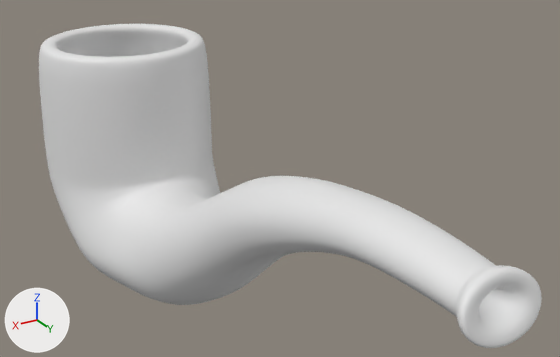
Two versions of the Blender file unsmokable.blend, one commit apart.
Before and after are seen from a camera (50 mm lens) standing at (3.38, 10.35, 2.77) and looking at (-0.62, 3.69, -0.57). Lighting does not change. The marker at lower left points along +X, +Y and +Z.

Objects in the first picture: 'handle'.
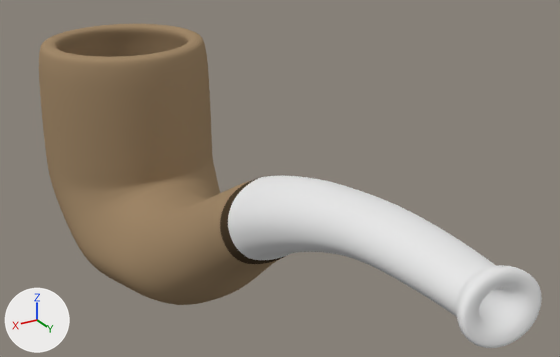
Commit message: Added the band

Changed parts and their boxes (x1, y1, x2, y2) in the pictures (560 x 357 px):
part 1 of me_circle, built on: before (197, 176, 285, 281); after (195, 176, 291, 282)
part 2 of me_circle, recoloured (white to brown): (39, 24, 261, 305) in both

What the commit changed:
Material 'bowl' (mat_bowl) is new.
Its base color is (0.359, 0.25, 0.145) (beige #a2896a).
Material 'handle' (mat_handle) is new.
Its base color is (0.8, 0.8, 0.8) (white #e7e7e7).
Material 'bridge' (mat_bridge) is new.
Its base color is (0.0732, 0.0492, 0.0278) (brown #4c3f2e).
me_circle is used by ob_handle; location (0.0, 0.233, -0.012).
me_circle had 1408 vertices, 1408 faces and spanned x -1.13..1.13, y -0.6..7.33, z -2.81..0.48.
me_circle now has 1536 vertices, 1536 faces and spans x -1.13..1.13, y -0.6..7.33, z -2.81..0.48.
Part 1, on me_circle:
64 faces are deleted.
3 vertices in x 0.09..0.26, y 4.2, z -1.06..-1.01 move by (0.01, -0.16, -0.15).
3 vertices in x 0.33..0.46, y 4.16..4.2, z -0.97..-0.74 move by (0.02, -0.17, -0.14).
3 vertices in x 0.18..0.26, y 4.04..4.14, z -0.55..-0.23 move by (0.01, -0.18, -0.12).
3 vertices in x -0.26..-0.09, y 4.2, z -1.06..-1.01 move by (-0.01, -0.16, -0.15).
3 vertices in x -0.46..-0.33, y 4.16..4.2, z -0.97..-0.74 move by (-0.02, -0.17, -0.14).
3 vertices in x -0.26..-0.18, y 4.04..4.14, z -0.55..-0.23 move by (-0.01, -0.18, -0.12).
46 vertices move from x -0.47..0.47, y 4.01..4.2, z -1.07..-0.19 to x -0.49..0.49, y 3.84..4.04, z -1.22..-0.3.
69 vertices are added at x -0.47..0.47, y 4.01..4.49, z -0.94..-0.23.
52 new vertices lie (0.0, 0.1, 0.07) away from vertices in x -0.47..0.47, y 4.01..4.38, z -0.92..-0.24.
7 new vertices lie (0.0, 0.09, 0.07) away from vertices in x -0.39..0.39, y 4.01..4.29, z -0.74..-0.23.
64 new faces join them, mat_bowl (beige #a1896a).
64 new faces join them, mat_bridge (brown #4c3f2e).
64 new faces join them, mat_handle (white #e7e7e7).
me_circle part 2: 864 faces spanning x -1.13..1.13, y -0.6..4.04, z -2.81..0.48 switch from no material to mat_bowl (beige #a1896a).
me_circle now uses material mat_bridge (brown #4c3f2e).
me_circle now uses material mat_handle (white #e7e7e7).
